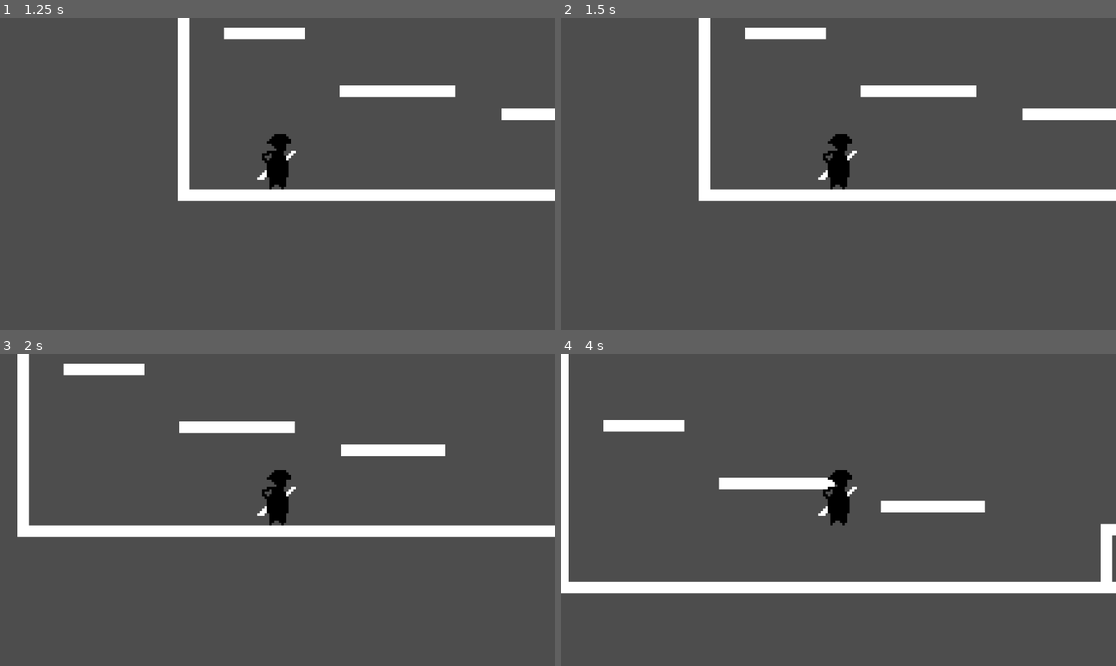
Above: before the commit, frames 1-4 (two rows, left to right).
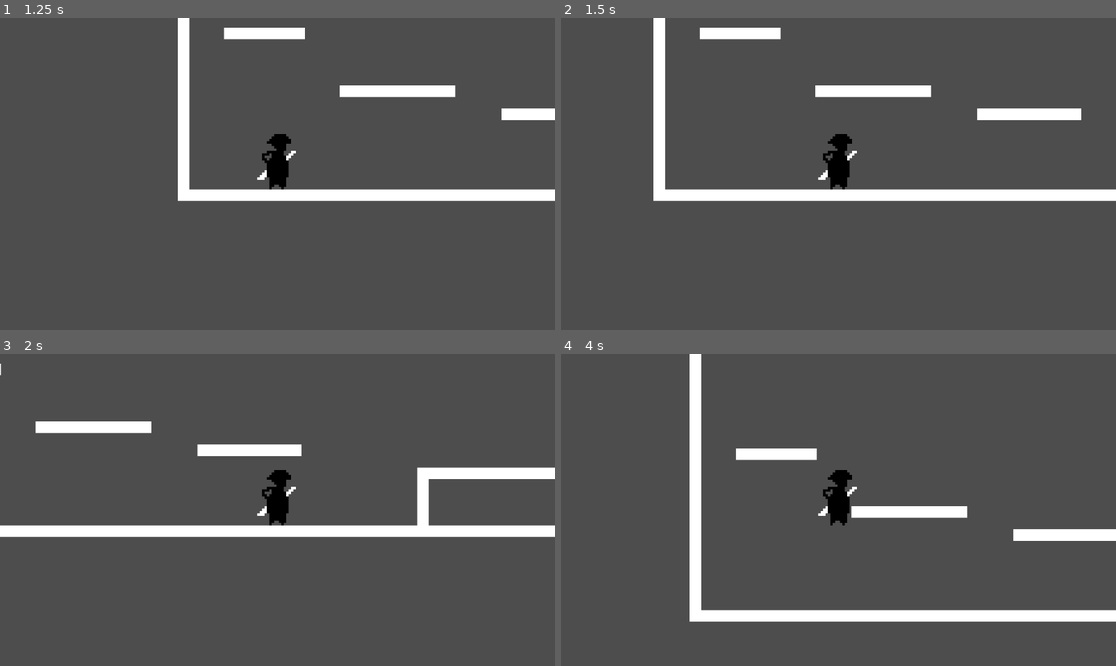
Above: after the commit, the same moments.

Repository: Glitch9wave/platformer-demo
Game: Godot game, scene res://scenes/main.tscn
Same seed, same stepped clock (60 frames per second), same inputs: the game is played once before the commit and once after it.
Inputs:
- Up to frame 1 (1.25 s): tap Enter (ui_accept) at 0.5, 0.77 s; hold Right (ui_right) from 0.53 s (still down); hold A (keycode_A) from 0.53 s (still down)
- Up to frame 2 (1.5 s): keep holding Right (ui_right); release A (keycode_A) at 1.28 s; tap D (keycode_D) at 1.35 s
- Up to frame 3 (2 s): keep holding Right (ui_right); tap Enter (ui_accept) at 1.52 s
- Up to frame 4 (4 s): release Right (ui_right) at 2.03 s; hold Left (ui_left) 2.03-2.78 s; hold A (keycode_A) 2.03-2.78 s; hold Right (ui_right) from 2.78 s (still down); tap D (keycode_D) at 2.85 s; tap Enter (ui_accept) at 3.02, 3.77 s; hold A (keycode_A) from 3.53 s (still down)

Frame 1 is identical in both runs. In frame 2, 4.3% of the frame differs, in the area x 16-100%, y 0-59%; in frame 3, 6.1%; in frame 4, 13%, in the area x 0-100%, y 0-86%.

Commit message:
updated movement and camera

Diff:
--- /dev/null
+++ b/scripts/camera.gd
@@ -0,0 +1,14 @@
+extends Camera2D
+
+@onready var player = $".."
+
+# Called when the node enters the scene tree for the first time.
+func _ready():
+	pass # Replace with function body.
+
+
+# Called every frame. 'delta' is the elapsed time since the previous frame.
+func _process(delta):
+	var k = 700.0 / clamp(abs(player.velocity.x), 700, 1200)
+	zoom = lerp(zoom, Vector2.ONE * k, 0.05)
+	pass
--- a/scripts/player.gd
+++ b/scripts/player.gd
@@ -1,16 +1,30 @@
 extends CharacterBody2D
 
-var acceleration = 100
-var max_speed = 500
+func acceleration():
+	var effective_velocity = 1000
+	var k = abs(velocity.x)/effective_velocity
+
+	var max_acceleration:float = 500
+	var min_acceleration:float = 5
+	var r = min_acceleration / max_acceleration
+
+	var result
+
+	if k >= 1:
+		result = min_acceleration
+	else:
+		result = max_acceleration * ((0.5 - r) * cos(k * PI) + 0.5 + r)
+
+	return result
+
 var jump_speed = -1300
 var gravity = 70
 
 var max_jump_buffer = 0.1
 var jump_buffer = 0.1
 
-# Called when the node enters the scene tree for the first time.
 func _ready():
-	pass # Replace with function body.
+	pass
 
 
 func _input(event):
@@ -28,20 +42,16 @@
 	var left = Input.is_action_pressed("ui_left") or Input.is_action_pressed("keycode_A")
 
 	if (not right and not left) or (right and left):
-		if abs(velocity.x) < acceleration:
+		if abs(velocity.x) < 100:
 			velocity.x = 0
 		else:
-			velocity.x -= acceleration * sign(velocity.x);
+			velocity.x -= 100 * sign(velocity.x);
 	else:
 		if right:
 			offset += 1;
 		if left:
 			offset += -1;
-		velocity += offset * acceleration * Vector2.RIGHT
-
-		if abs(velocity.x) > max_speed:
-			velocity.x = max_speed * sign(velocity.x)
-
+		velocity += offset * acceleration() * Vector2.RIGHT
 
 	velocity += gravity * Vector2.DOWN
 
